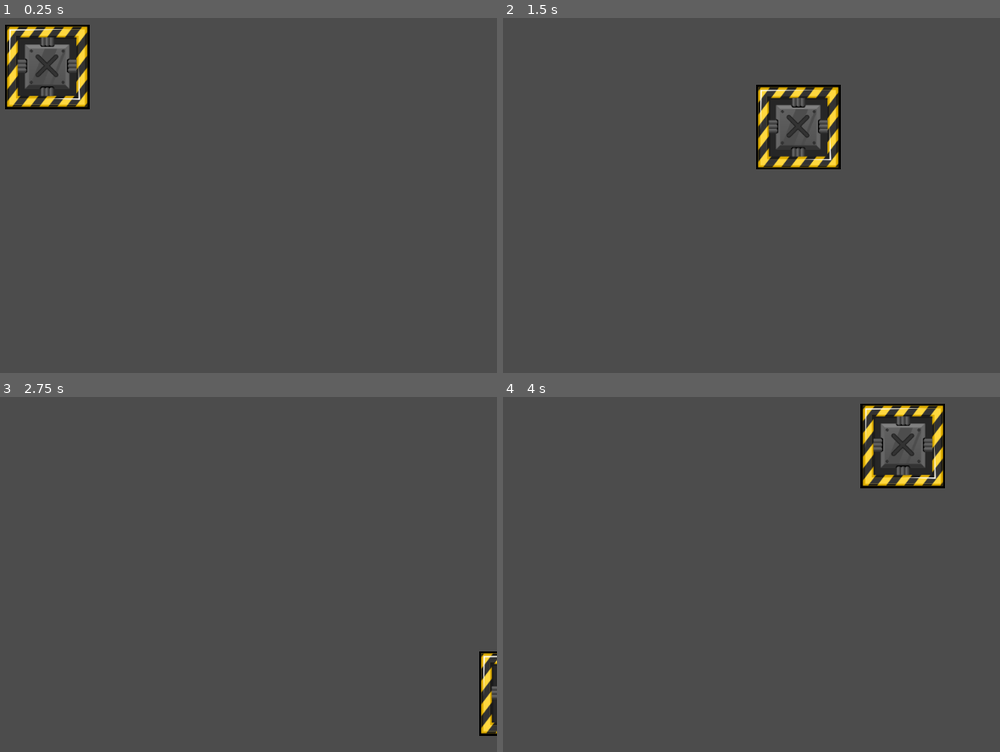
Above: before the commit, frames 1-4 (two rows, left to right).
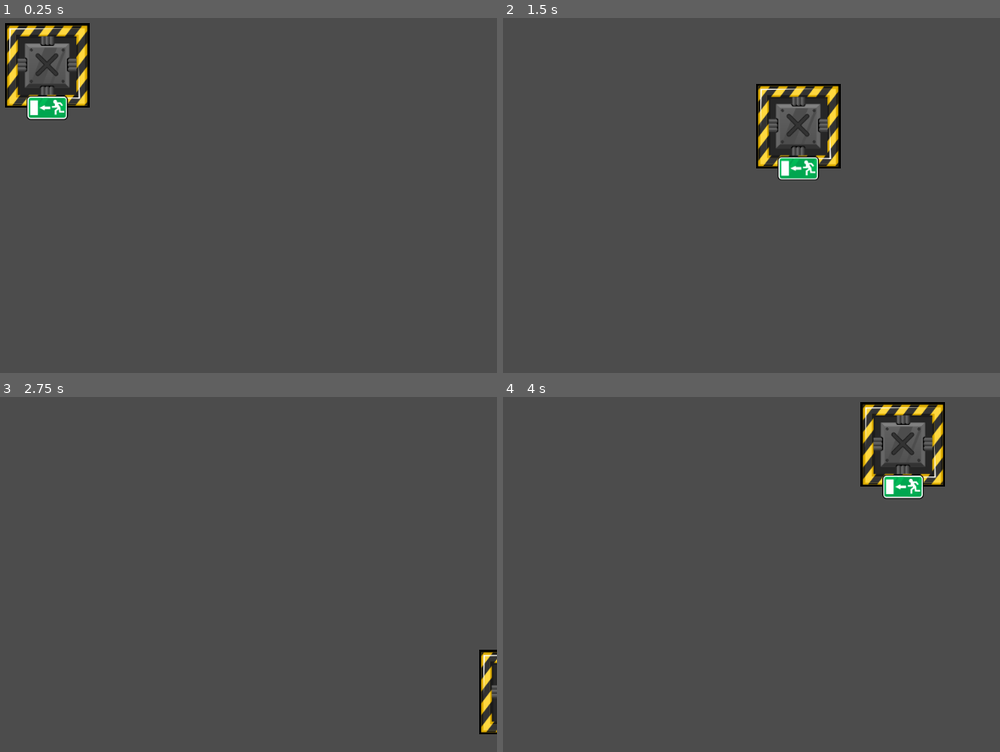
Above: after the commit, the same moments.

Repository: Cheesetea-team/jhoto
Game: Godot game, scene res://src/actors/Player.tscn
Two runs of this game, one before a commit and one after it. Both use one fixed random seed, a clock stepped at 60 frames per second and the inputs below.
Inputs:
- Up to frame 1 (0.25 s): no input
- Up to frame 2 (1.5 s): tap Enter at 0.5 s; hold Right (ui_right) 0.53-1.28 s; hold Down (ui_down) from 1.28 s (still down)
- Up to frame 3 (2.75 s): release Down (ui_down) at 2.03 s; hold Right (ui_right) from 2.03 s (still down)
- Up to frame 4 (4 s): release Right (ui_right) at 2.78 s; hold Up (ui_up) 2.78-3.53 s; tap Space at 3.5 s; hold Left (ui_left) from 3.53 s (still down)

The runs differ from the first frame. In frame 1, 1.4% of the frame differs, in the area x 1-19%, y 1-29%; in frame 2, 1.4%; in frame 3, 0.2%; in frame 4, 1.4%, in the area x 71-89%, y 1-29%.

Commit message:
Capa de colisiones del mapa

Diff:
--- a/src/actors/Player.tscn
+++ b/src/actors/Player.tscn
@@ -1,13 +1,28 @@
-[gd_scene load_steps=4 format=2]
+[gd_scene load_steps=7 format=2]
 
 [ext_resource path="res://assets/temporales/png/separate/crate.png" type="Texture" id=1]
 [ext_resource path="res://src/actors/Player.gd" type="Script" id=2]
+[ext_resource path="res://assets/temporales/png/separate/sign (2).png" type="Texture" id=3]
+[ext_resource path="res://assets/temporales/png/separate/sign (3).png" type="Texture" id=4]
 
 [sub_resource type="RectangleShape2D" id=1]
 extents = Vector2( 56, 56 )
 
+[sub_resource type="SpriteFrames" id=2]
+animations = [ {
+"frames": [ ExtResource( 4 ) ],
+"loop": true,
+"name": "left",
+"speed": 5.0
+}, {
+"frames": [ ExtResource( 3 ) ],
+"loop": true,
+"name": "right",
+"speed": 5.0
+} ]
+
 [node name="Player" type="KinematicBody2D"]
-position = Vector2( 343.958, 268.363 )
+position = Vector2( 343.958, 266.776 )
 collision_mask = 14
 script = ExtResource( 2 )
 __meta__ = {
@@ -22,3 +37,7 @@
 [node name="CollisionShape2D" type="CollisionShape2D" parent="."]
 position = Vector2( 0, -64 )
 shape = SubResource( 1 )
+
+[node name="AnimatedSprite" type="AnimatedSprite" parent="."]
+frames = SubResource( 2 )
+animation = "left"
--- a/src/levels/level_1_1.tscn
+++ b/src/levels/level_1_1.tscn
@@ -216,5 +216,7 @@
 
 [node name="TileMap" type="TileMap"]
 tile_set = SubResource( 1 )
+collision_layer = 8
+collision_mask = 0
 format = 1
 tile_data = PoolIntArray( 0, 6, 0, 2, 7, 0, 4, 7, 0, 6, 7, 0, 7, 8, 0, 131072, 10, 0, 131074, 0, 0, 131075, 0, 0, 13107 …(267 unchanged characters)…
